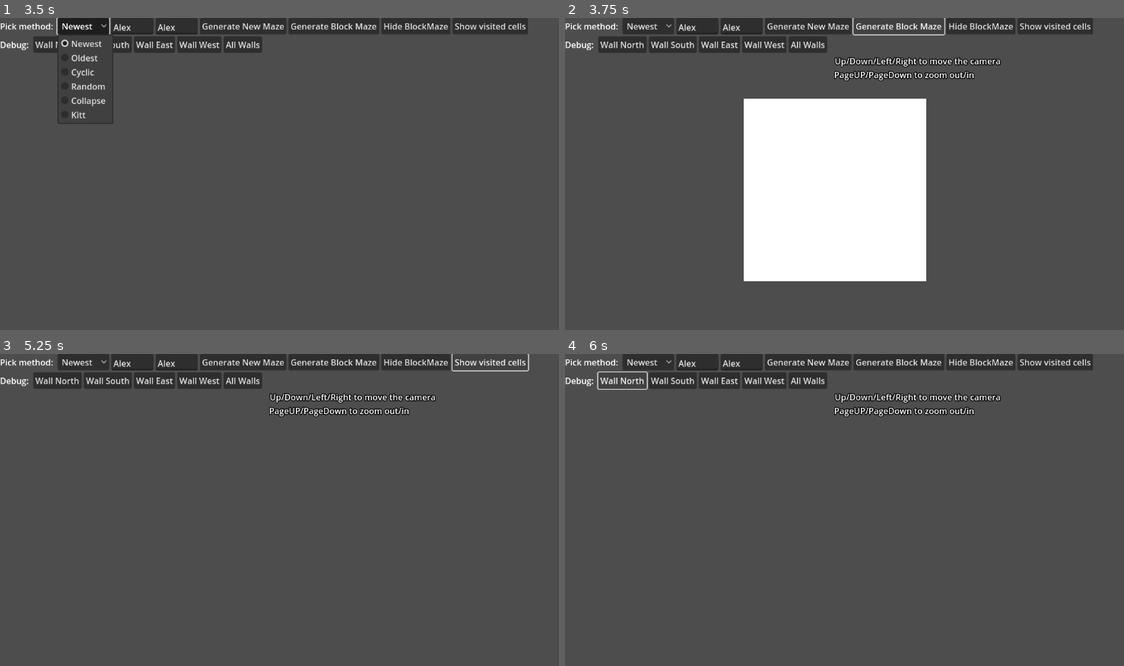
Above: before the commit, frames 1-4 (two rows, left to right).
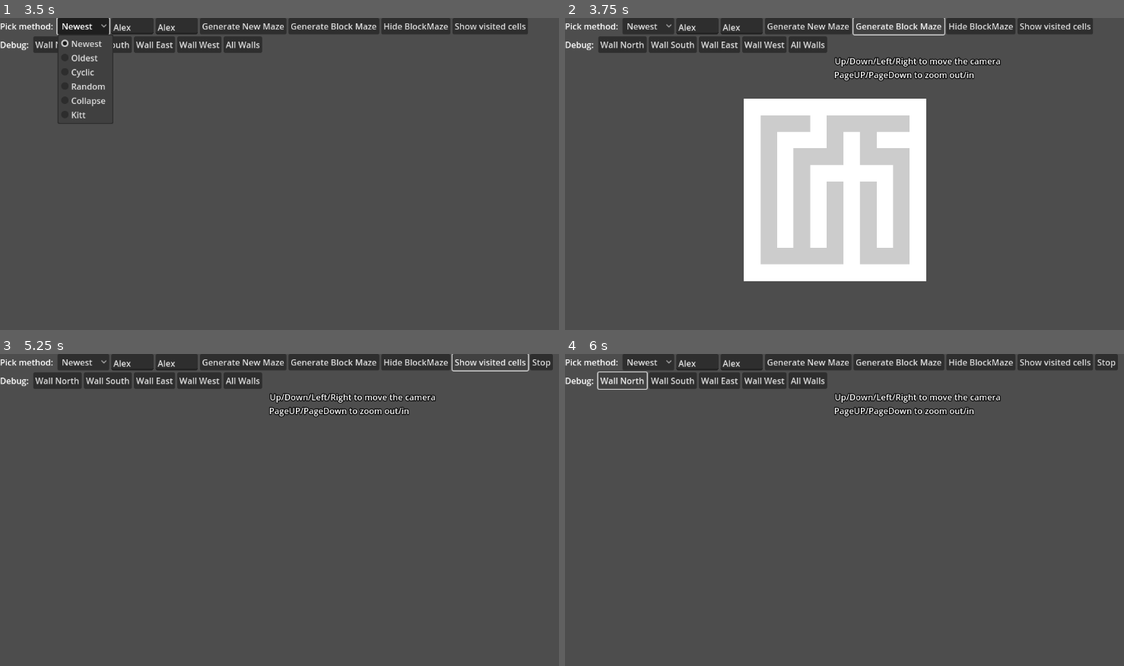
Above: after the commit, the same moments.

Repository: Infini-Creation/MazeLibrary
Game: Godot game, scene res://scenes/maze_2d_test.tscn
Same seed, same stepped clock (60 frames per second), same inputs: the game is played once before the commit and once after it. The project has no main scene, so this scene is started directly.
Inputs (mouse positions are in pixels of both pictures, inside the frame that each line leads up to):
- Up to frame 1 (3.5 s): click (134, 27) at 0.52 s; type "Alex" at 0.6 s; click (178, 27) at 0.75 s; type "Alex" at 0.83 s; click "Generate New Maze" at 1.25 s; click "Generate New Maze" at 2 s; click "Newest" at 2.75 s
- Up to frame 2 (3.75 s): click "Generate Block Maze" at 3.5 s
- Up to frame 3 (5.25 s): click "Hide BlockMaze" at 4.25 s; click "Show visited cells" at 5 s
- Up to frame 4 (6 s): click "Wall North" at 5.75 s

Frame 1 is identical in both runs. In frame 2, 7.8% of the frame differs, in the area x 34-62%, y 31-80%; in frame 3, 0.2%; in frame 4, 0.2%.
Error before the commit: Invalid access to property or key 'seed' on a base object of type 'Nil'. (res://scripts/Maze.gd:69)

Commit message:
Update maze_2d.gd

Diff:
--- a/scripts/maze_2d.gd
+++ b/scripts/maze_2d.gd
@@ -33,6 +33,8 @@
 
 func _ready() -> void:
 	maze = Maze.new()
+	maze.init()
+	#maze.debugEnabled = true
 	maze.buildBazeMaze(5, 5)
 	maze.debugNoRandom = false
 	maze.GenerateTWMaze_GrowingTree(Maze.PickMethod.Newest)
@@ -111,6 +113,7 @@
 					# ~draw_multiline with all line data
 	#debug: draw each sides independantly, then combine
 	# or switch buttons N/S/W/E/ALL
+	#add circle for 1st & last cell
 
 
 func draw_maze(_maze : Maze) -> void:
@@ -134,6 +137,7 @@
 	$MarginContainer/VBoxContainer/SubViewportContainer.hide()
 	draw_maze(maze)
 	$MarginContainer/VBoxContainer/HBoxContainer/Button3.disabled = false
+	print("FC="+str(maze.firstCell)+"  LC="+str(maze.lastCell))
 
 
 func _on_button_2_pressed() -> void:
